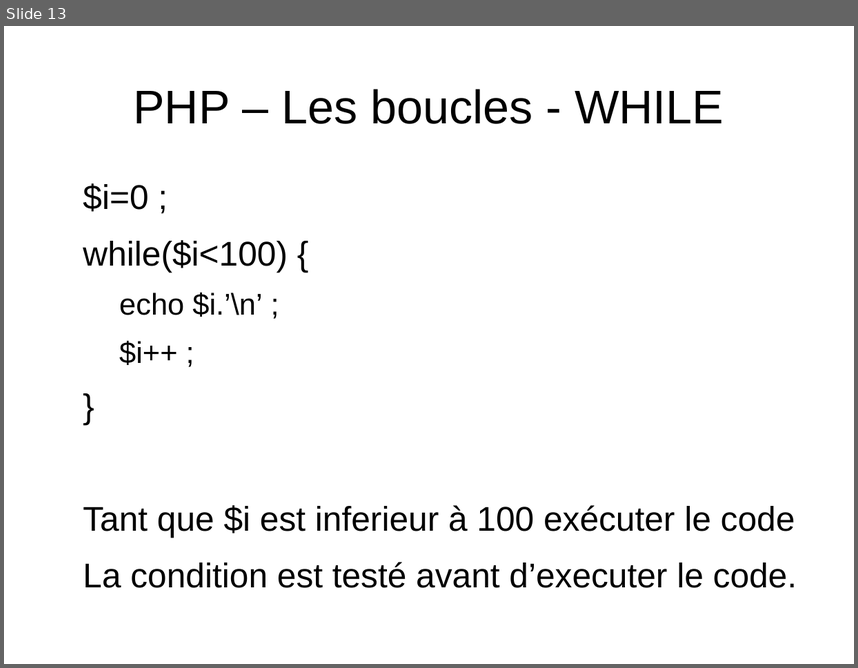
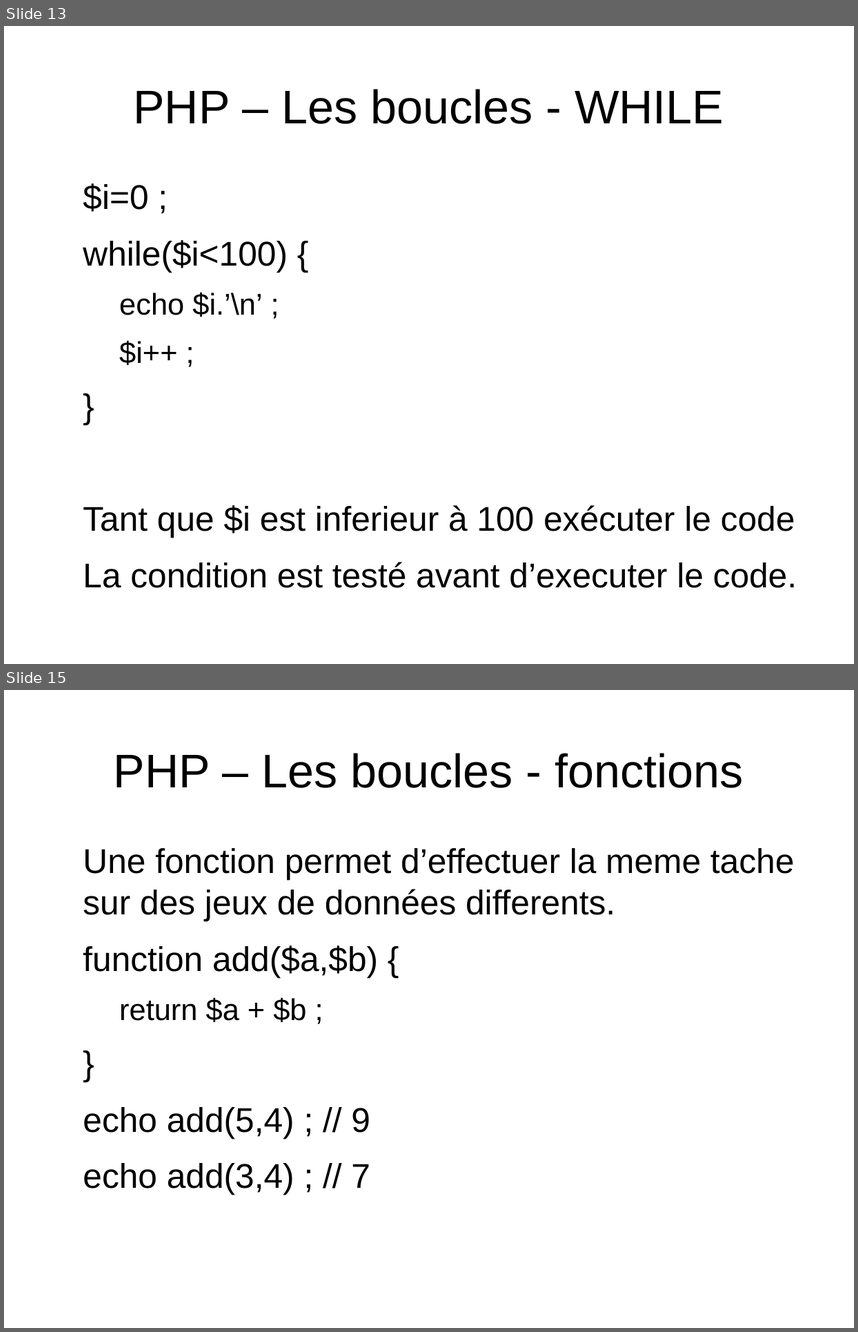
Before and after one commit to NicoM88/formation, a slide deck: PHP/formation.odp. Shown one above the other, each under a label of ours: slide 13 before the commit, slides 13 and 15 after it; the slides between them are not shown. The pictures are 858x668 and 858x1332 pixels, drawn with LibreOffice and Linux fonts; fonts in the diff are those of the drawing. Boxes give left, top, right and bottom in pixels: in the first picture for what was removed or moved away, otherwise in the second. Text is boxed around its words. In the diff, an @@ line names an element or a change of style, - is before the commit and + after.

Commit message:
exercices fonctions

```diff
--- a/PHP/formation.odp
+++ b/PHP/formation.odp
@@ slide 15 added at bbox=[4, 690, 854, 1328], background #FFFFFF @@
@@ title added at bbox=[114, 753, 743, 788], 44 pt, text #000000 @@
+PHP – Les boucles - fonctions
@@ text added at bbox=[83, 848, 794, 1194], 32 pt, text #000000 @@
+Une fonction permet d’effectuer la meme tache sur des jeux de données differents.
+function add($a,$b) {
+  return $a + $b ;
+}
+echo add(5,4) ; // 9
+echo add(3,4) ; // 7
```
Also in this commit, not shown: 1 slide changed, 2 other slides added, 5 other files.
